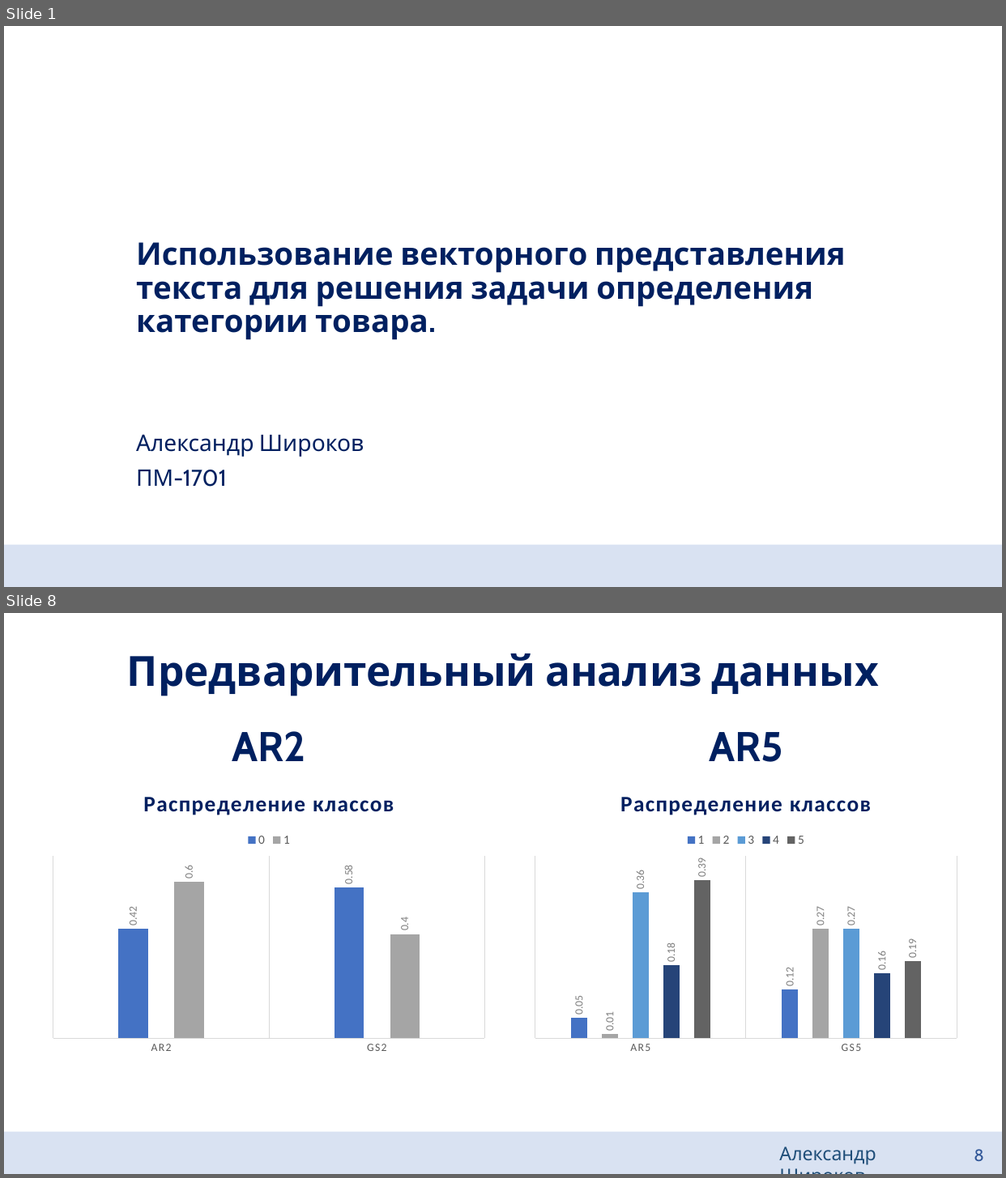
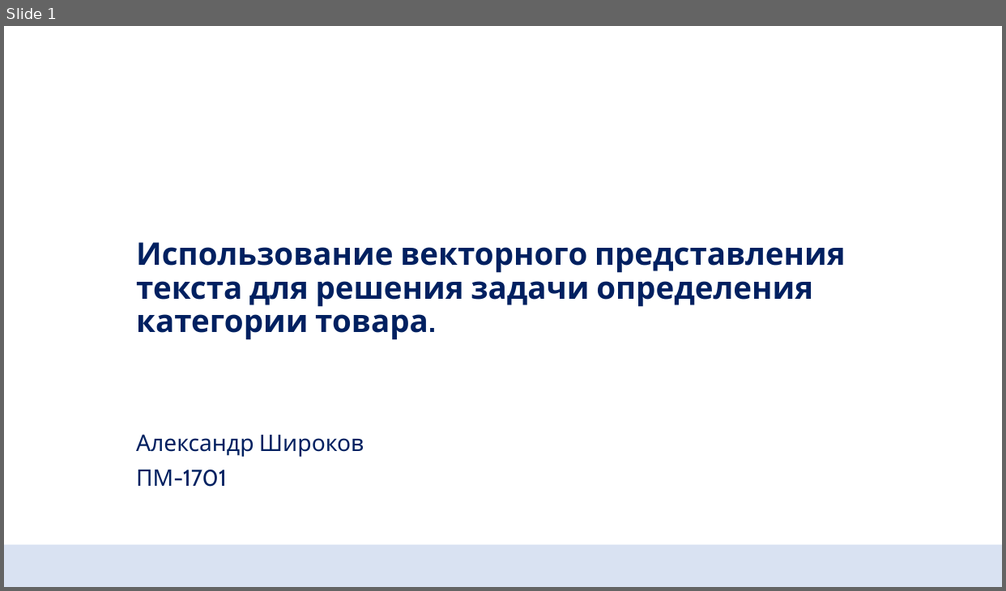
Before and after one commit to aptmess/diploma-paper, a slide deck: 03. conference (17.04.21)/conference.pptx. Shown one above the other, each under a label of ours: slides 1 and 8 before the commit, slide 1 after it; the slides between them are not shown. The pictures are 1006x1178 and 1006x591 pixels, drawn with LibreOffice and Linux fonts; fonts in the diff are those of the drawing. Boxes give left, top, right and bottom in pixels: in the first picture for what was removed or moved away, otherwise in the second. Text is boxed around its words. In the diff, an @@ line names an element or a change of style, - is before the commit and + after.

```diff
--- a/03. conference (17.04.21)/conference.pptx
+++ b/03. conference (17.04.21)/conference.pptx
@@ slide 8 removed at box(4, 613, 1002, 1174), background #FFFFFF @@
@@ text removed at box(127, 653, 879, 696) @@
-Предварительный анализ данных
@@ title removed at box(232, 731, 306, 761) @@
-AR2
@@ text removed at box(709, 732, 783, 762) @@
-AR5
@@ column chart removed at box(44, 774, 493, 1060) @@
-title "Распределение классов "
-categories: AR2, GS2
-0: 0.42, 0.58
-1: 0.6, 0.4
@@ column chart removed at box(526, 774, 966, 1060) @@
-title "Распределение классов "
-categories: AR5, GS5
-1: 0.05, 0.12
-2: 0.01, 0.27
-3: 0.36, 0.27
-4: 0.18, 0.16
-5: 0.39, 0.19
@@ rectangle removed at box(4, 1131, 1002, 1174) @@
@@ text removed at box(779, 1147, 876, 1165) @@
-Александр Широков
@@ page number removed at box(974, 1149, 983, 1162) @@
-8
```
Also in this commit, not shown: 9 slides added, 24 other slides removed, 1 other file.
